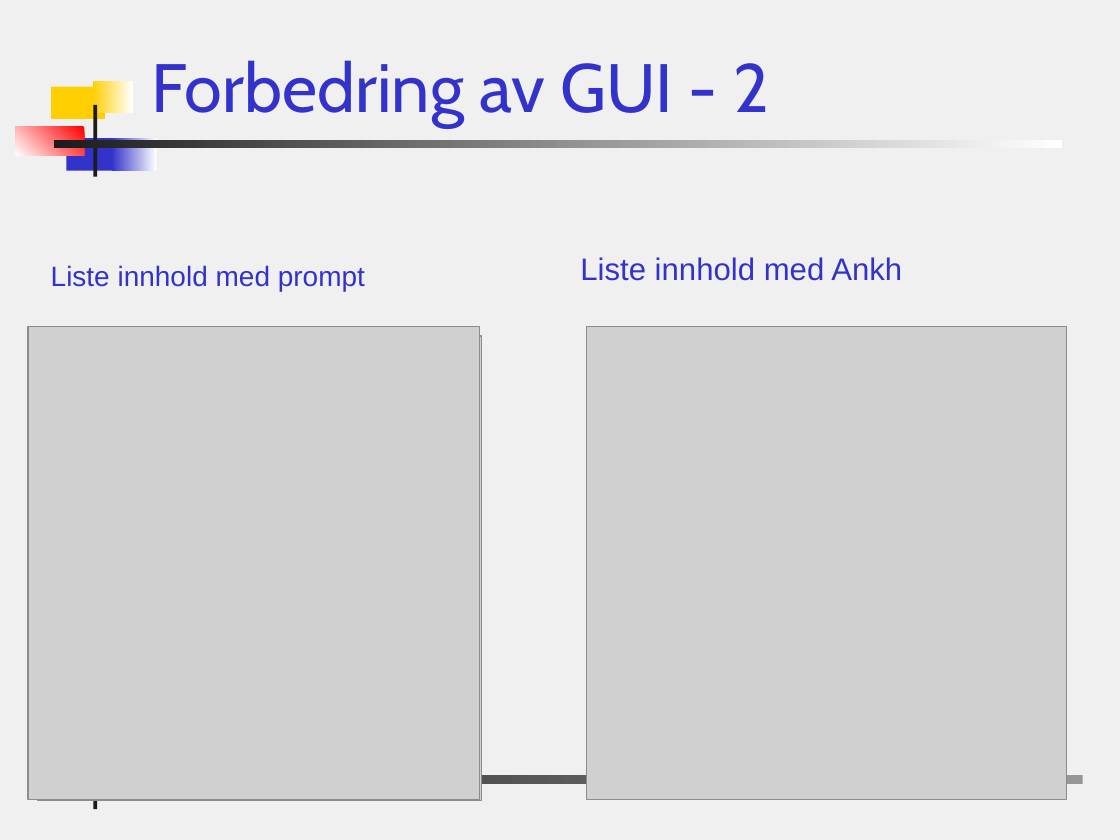
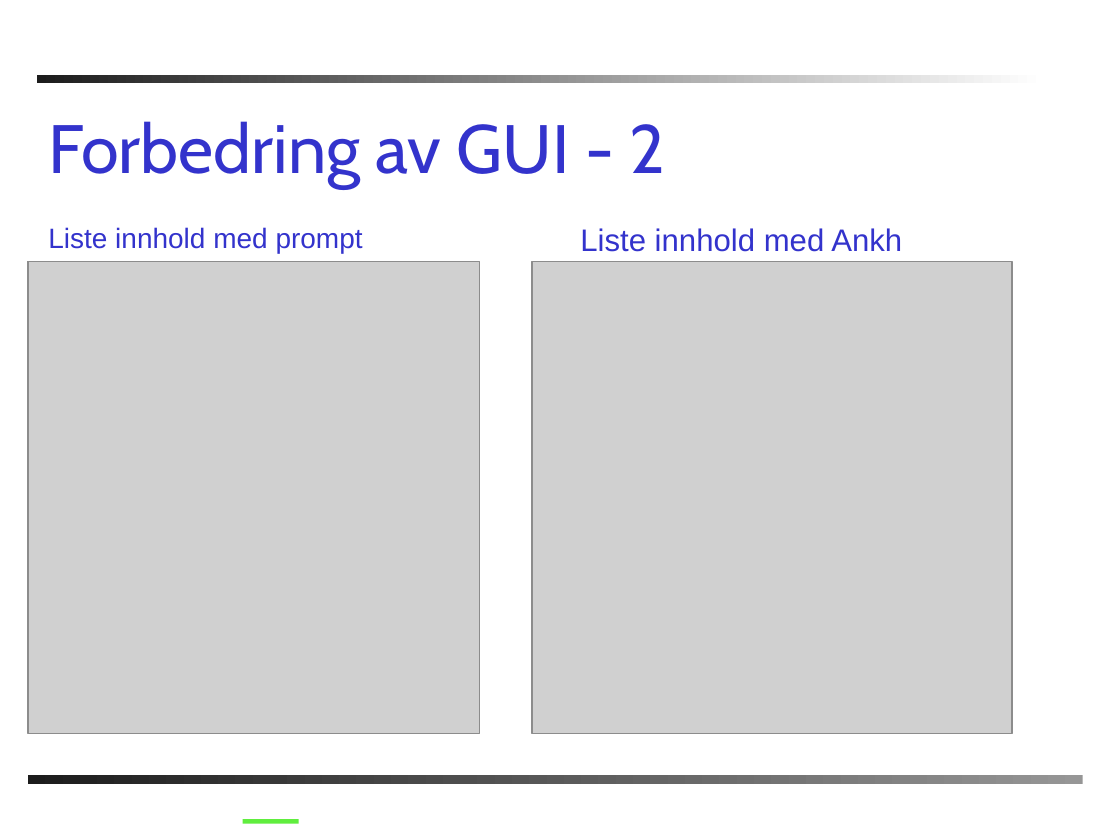
Before and after one commit to chucker/AnkhSVN, a slide deck: slide 11 of doc/powerpoint/Subversion_addin_for_VS.NET.ppt (slide 13 before the commit). Drawn at 1120x840 pixels with LibreOffice and Linux fonts; fonts in the diff are those of the drawing; grey boxes stand for pictures; background and template pictures are left out. Boxes give left, top, right and bottom in pixels: in the first picture for what was removed or moved away, otherwise in the second. Text is boxed around its words. In the diff, an @@ line names an element or a change of style, - is before the commit and + after.

```diff
--- a/doc/powerpoint/Subversion_addin_for_VS.NET.ppt
+++ b/doc/powerpoint/Subversion_addin_for_VS.NET.ppt
@@ background #F0F0F0 to #FFFFFF @@
@@ rectangle: place and size @@
-rectangle at [54,140,1062,149]
+rectangle at [37,75,1045,84]
@@ rectangle removed at [52,86,105,119] @@
@@ rectangle removed at [93,81,133,113] @@
@@ title "Forbedring av GUI - 2": place and size @@
-title "Forbedring av GUI - 2" at [152,60,769,127]
+title "Forbedring av GUI - 2" at [48,121,665,189]
@@ rectangle removed at [93,105,96,177] @@
@@ rectangle removed at [16,127,84,156] @@
@@ rectangle removed at [66,138,118,170] @@
@@ rectangle removed at [112,138,157,170] @@
@@ text "Liste innhold med prompt": place and size @@
-text "Liste innhold med prompt" at [51,265,365,291]
+text "Liste innhold med prompt" at [48,227,363,253]
@@ text "Liste innhold med Ankh": place and size @@
-text "Liste innhold med Ankh" at [580,257,902,281]
+text "Liste innhold med Ankh" at [580,228,902,252]
@@ picture: place and size @@
-picture at [28,327,479,800]
+picture at [28,261,479,734]
@@ picture: place and size @@
-picture at [37,336,480,801]
+picture at [28,261,473,726]
@@ picture: place and size @@
-picture at [587,327,1067,800]
+picture at [532,261,1012,734]
@@ rectangle removed at [93,737,96,809] @@
@@ line added from (243, 821) to (299, 821), #60EE3E 3 pt @@
```
Also in this commit, not shown: 22 other slides changed, 1 slide added, 1 slide removed.
